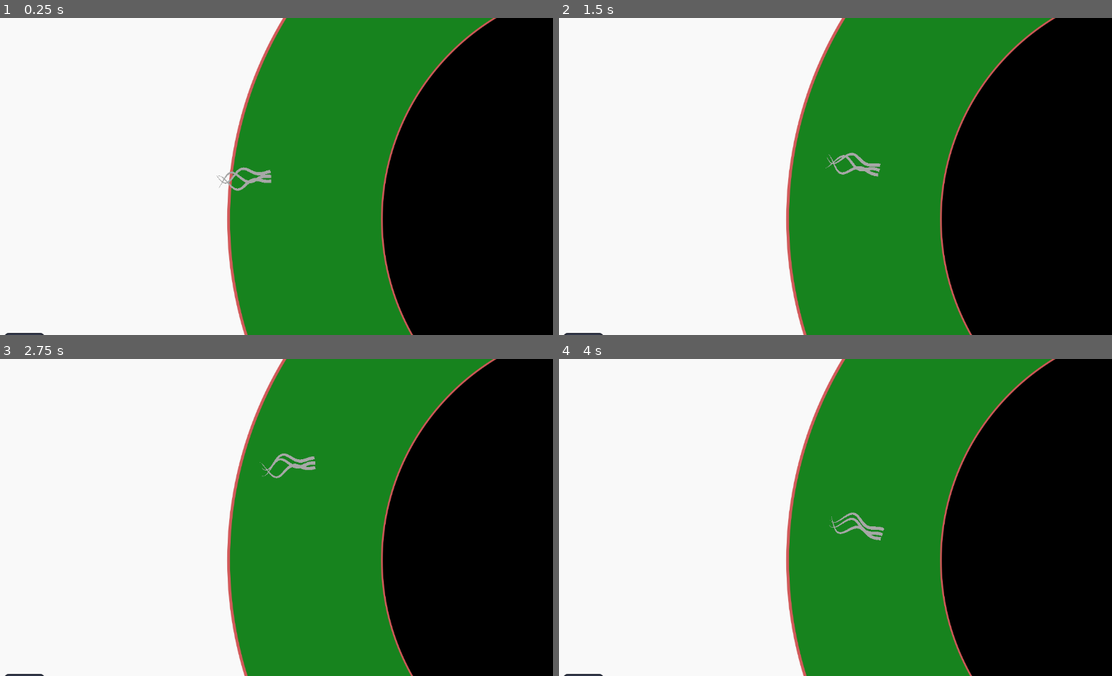
Above: before the commit, frames 1-4 (two rows, left to right).
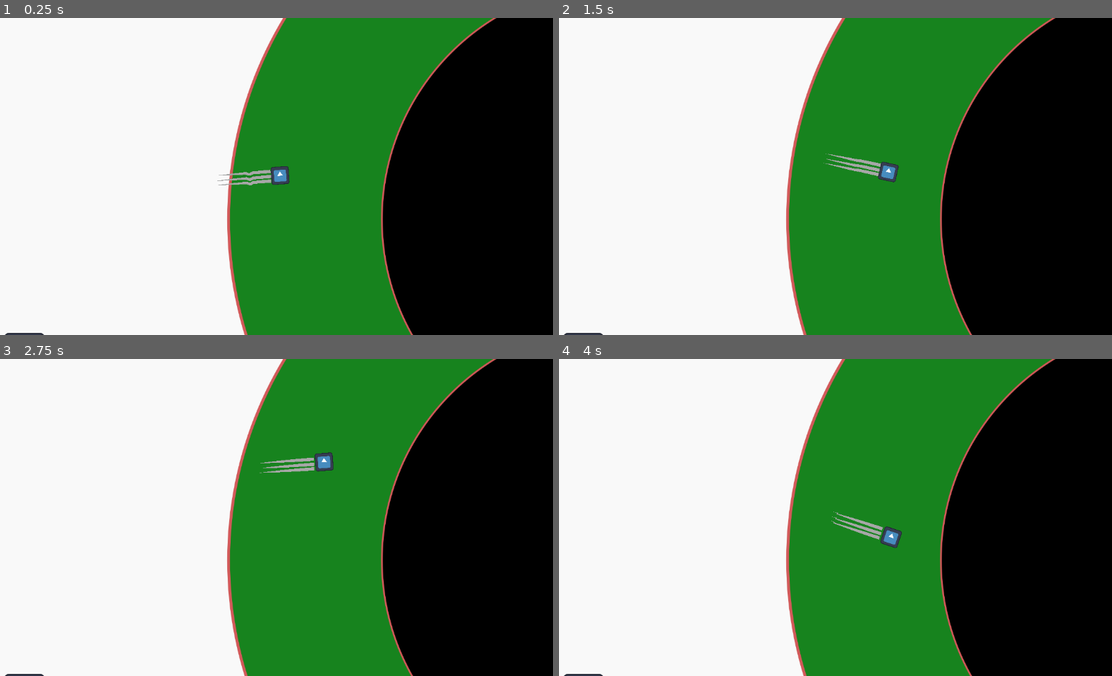
Above: after the commit, the same moments.

Repository: yourname3/eyegame
Game: Godot game, scene res://game.tscn
The game is run twice, just before and just after one commit, with the same random seed, the same clock (stepped at 60 frames per second) and the same inputs. The engine's default icon, where the game draws it, is replaced by a stand-in: a white triangle on a blue panel in a dark square.
Inputs (mouse positions are in pixels of both pictures, inside the frame that each line leads up to):
- Up to frame 1 (0.25 s): no input
- Up to frame 2 (1.5 s): tap Enter at 0.5 s; move the mouse to (951, 160) at 0.52 s; move the mouse to (719, 192) at 1.27 s
- Up to frame 3 (2.75 s): move the mouse to (326, 447) at 2.02 s
- Up to frame 4 (4 s): move the mouse to (802, 580) at 2.77 s; move the mouse to (1001, 565) at 3.52 s

The runs differ from the first frame. In frame 1, 0.5% of the frame differs, in the area x 39-53%, y 46-55%; in frame 2, 0.5%; in frame 3, 0.5%; in frame 4, 0.5%, in the area x 48-62%, y 48-60%.

Commit message:
One option for global-coordinate based animation

Diff:
--- a/player/player_animation.gd
+++ b/player/player_animation.gd
@@ -2,15 +2,15 @@
 class_name PlayerAnimation
 
 var _last_position := Vector2.ZERO
+var _position_delta := Vector2.ZERO
 
 func _ready() -> void:
 	_last_position = get_parent().position
 
 func _physics_process(delta: float) -> void:
 	var current_position: Vector2 = get_parent().position
+	_position_delta = current_position - _last_position
 	var parent_vel := (current_position - _last_position) / delta
-
-	print(parent_vel)
 
 	if parent_vel.length_squared() > 20:
 		var target_angle := parent_vel.angle()
--- a/player/player_animation.tscn
+++ b/player/player_animation.tscn
@@ -1,7 +1,8 @@
-[gd_scene load_steps=4 format=3 uid="uid://bki43oonjw1f2"]
+[gd_scene load_steps=5 format=3 uid="uid://bki43oonjw1f2"]
 
 [ext_resource type="Script" uid="uid://bwrea3awxyb53" path="res://player/player_animation.gd" id="1_fp5y0"]
 [ext_resource type="Script" uid="uid://cj378pgaoju2f" path="res://player/player_flagellum.gd" id="1_v5hpx"]
+[ext_resource type="Texture2D" uid="uid://cjjjj6t82jvhd" path="res://icon.svg" id="3_t8nns"]
 
 [sub_resource type="Curve" id="Curve_v5hpx"]
 _data = [Vector2(0, 1), 0.0, 0.0483477, 0, 0, Vector2(1, 0), -2.00557, 0.0, 0, 0]
@@ -32,3 +33,8 @@
 width_curve = SubResource("Curve_v5hpx")
 default_color = Color(0.654232, 0.654232, 0.654232, 1)
 script = ExtResource("1_v5hpx")
+
+[node name="Icon" type="Sprite2D" parent="."]
+position = Vector2(28, -1)
+scale = Vector2(0.435722, 0.435722)
+texture = ExtResource("3_t8nns")
--- a/player/player_flagellum.gd
+++ b/player/player_flagellum.gd
@@ -2,6 +2,10 @@
 class_name PlayerFlagellum
 
 const POINT_COUNT = 32
+
+var global_points := PackedVector2Array()
+var source_points := PackedVector2Array()
+var offsets       := PackedVector2Array()
 
 func _ready() -> void:
 	# We must have 2 points, the second one determines our size.
@@ -13,6 +17,9 @@
 
 	for i in range(0, POINT_COUNT):
 		add_point(Vector2(step * i, 0))
+		source_points.append(Vector2(step * i, 0))
+		global_points.append(global_transform * Vector2(step * i, 0))
+		offsets.append(Vector2.ZERO)
 
 	_phase = position.y * 3
 
@@ -21,5 +28,19 @@
 
 func _process(delta: float) -> void:
 	_phase = fmod(_phase + delta * _phase_rate, TAU)
+	var inv = global_transform.inverse()
+
+	# Update offsets
+	for i in range(points.size() - 1, 0, -1):
+		offsets[i] = offsets[i - 1]
+	offsets[0] = get_parent()._position_delta
+
+	# Compute following thing
 	for i in range(0, points.size()):
-		points[i].y = sin(i * 0.3 + _phase) * i
+		global_points[i] = global_transform * (source_points[i] + offsets[i])
+
+
+
+	for i in range(0, points.size()):
+		points[i] = inv * global_points[i]
+		#points[i].y = sin(i * 0.3 + _phase) * i
